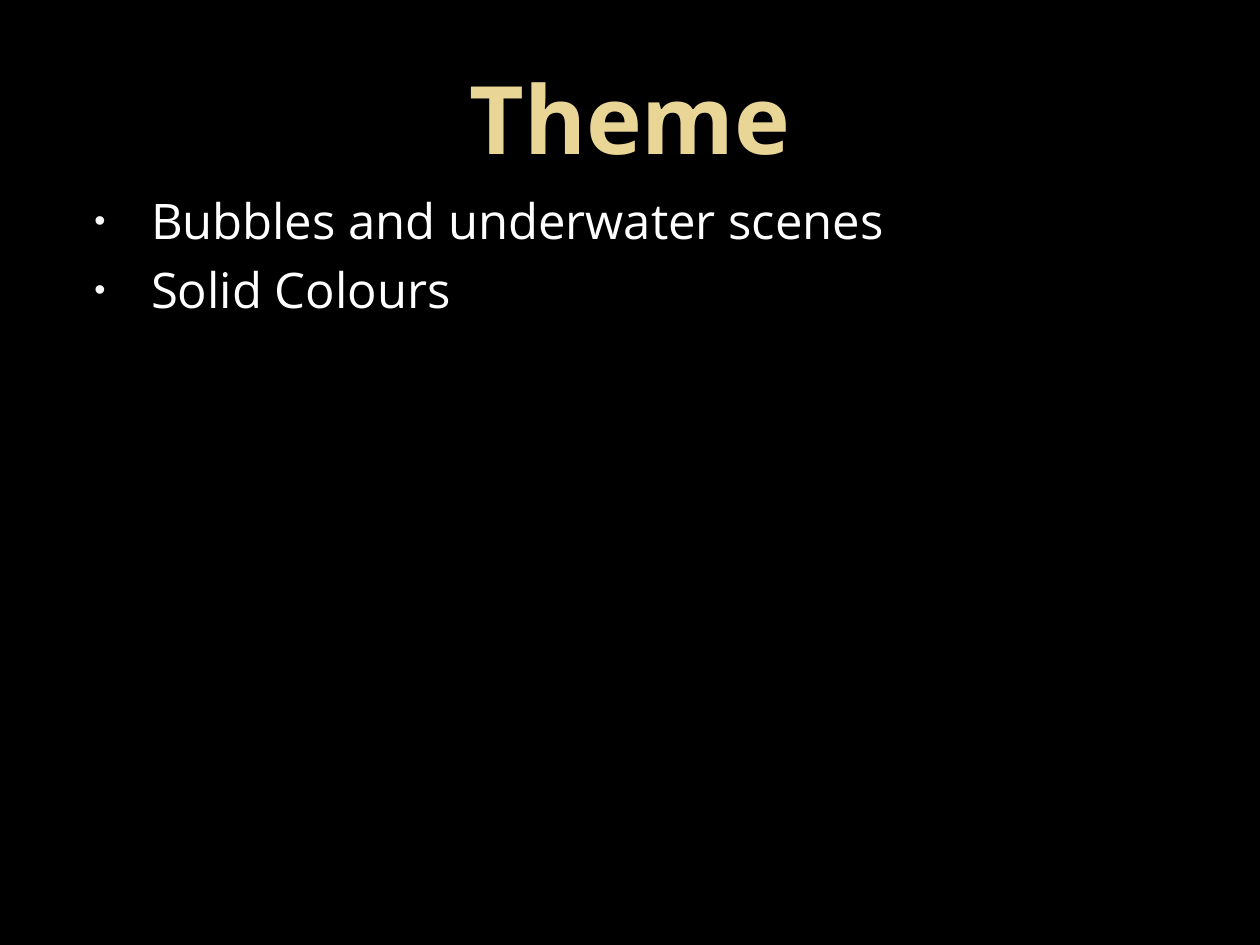
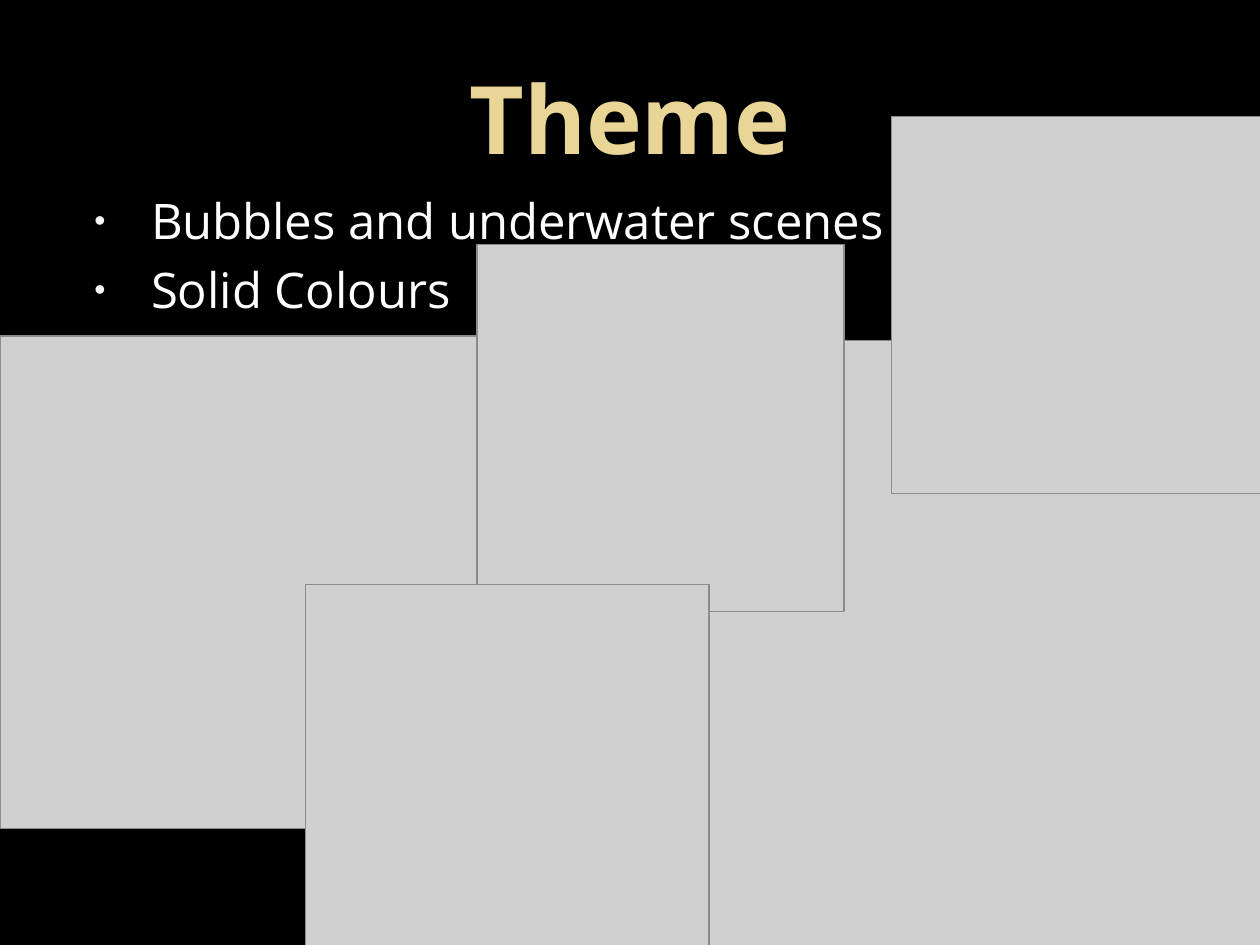
Before and after one commit to UoSGamesGroups/second-semester-level-4-5-s2-group-13, a slide deck: slide 9 of Group 13 Powerpoint presentation2.pptx. Drawn at 1260x945 pixels with LibreOffice and Linux fonts; fonts in the diff are those of the drawing; grey boxes stand for pictures. Boxes give left, top, right and bottom in pixels: in the first picture for what was removed or moved away, otherwise in the second. Text is boxed around its words. In the diff, an @@ line names an element or a change of style, - is before the commit and + after.

```diff
--- a/Group 13 Powerpoint presentation2.pptx
+++ b/Group 13 Powerpoint presentation2.pptx
@@ picture added at <box>892,117,1260,494</box> @@
@@ picture added at <box>476,244,843,611</box> @@
@@ picture added at <box>0,336,493,829</box> @@
@@ picture added at <box>611,340,1260,945</box> @@
@@ picture added at <box>306,585,709,945</box> @@
```
Also in this commit, not shown: 1 other slide changed, 1 other file.
